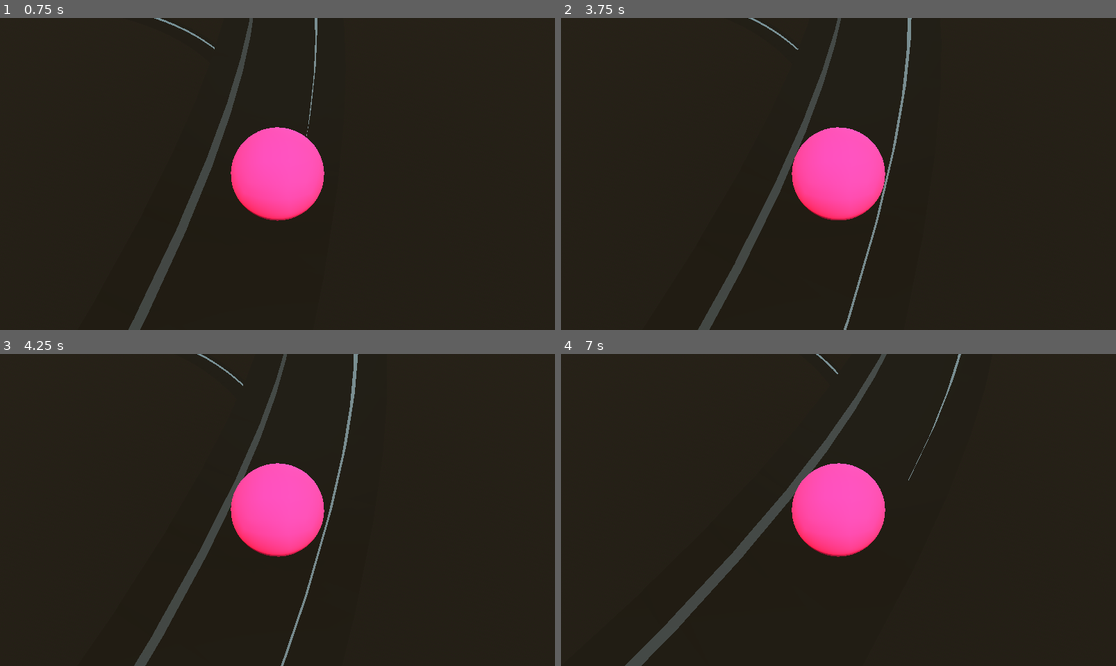
Above: before the commit, frames 1-4 (two rows, left to right).
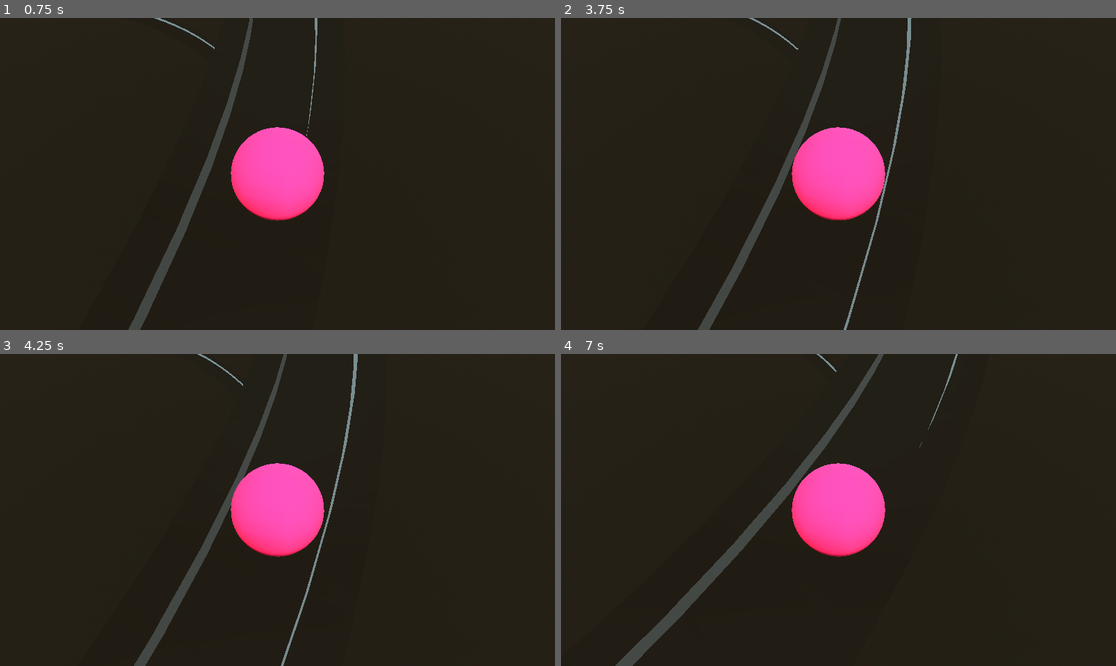
Above: after the commit, the same moments.

Repository: ArijaK/luge_vr
Game: Godot game, scene res://main.tscn
Same seed, same stepped clock (60 frames per second), same inputs: the game is played once before the commit and once after it.
Inputs:
- Up to frame 1 (0.75 s): no input
- Up to frame 2 (3.75 s): no input
- Up to frame 3 (4.25 s): no input
- Up to frame 4 (7 s): no input

Frame 1 is identical in both runs. In frame 2, less than 0.1% of the frame differs, in the area x 25-64%, y 0-99%; in frame 3, less than 0.1%; in frame 4, 2.4%, in the area x 9-73%, y 0-100%.

Commit message:
Change collision generation method

Diff:
--- a/track.gd
+++ b/track.gd
@@ -160,7 +160,7 @@
 
 	if trajectory.curve.point_count > 0:
 		mesh_instance.mesh = create_mesh_surfaces(trajectory.curve, track_shape)
-		mesh_instance.create_trimesh_collision()
+		collision_shape.shape = mesh_instance.mesh.create_trimesh_shape()
 
 
 # Called every frame. 'delta' is the elapsed time since the previous frame.
--- a/track.tscn
+++ b/track.tscn
@@ -1,8 +1,10 @@
-[gd_scene load_steps=3 format=3 uid="uid://dcvdjjjinyced"]
+[gd_scene load_steps=4 format=3 uid="uid://dcvdjjjinyced"]
 
 [ext_resource type="Script" uid="uid://bw0p34kol6enc" path="res://track.gd" id="1_mll3j"]
 
 [sub_resource type="ArrayMesh" id="ArrayMesh_mll3j"]
+
+[sub_resource type="ConcavePolygonShape3D" id="ConcavePolygonShape3D_mll3j"]
 
 [node name="Track" type="StaticBody3D"]
 script = ExtResource("1_mll3j")
@@ -13,4 +15,4 @@
 mesh = SubResource("ArrayMesh_mll3j")
 
 [node name="CollisionShape3D" type="CollisionShape3D" parent="."]
-transform = Transform3D(1, 0, 0, 0, 1, 0, 0, 0, 1, 0, -1.893676, 0)
+shape = SubResource("ConcavePolygonShape3D_mll3j")
